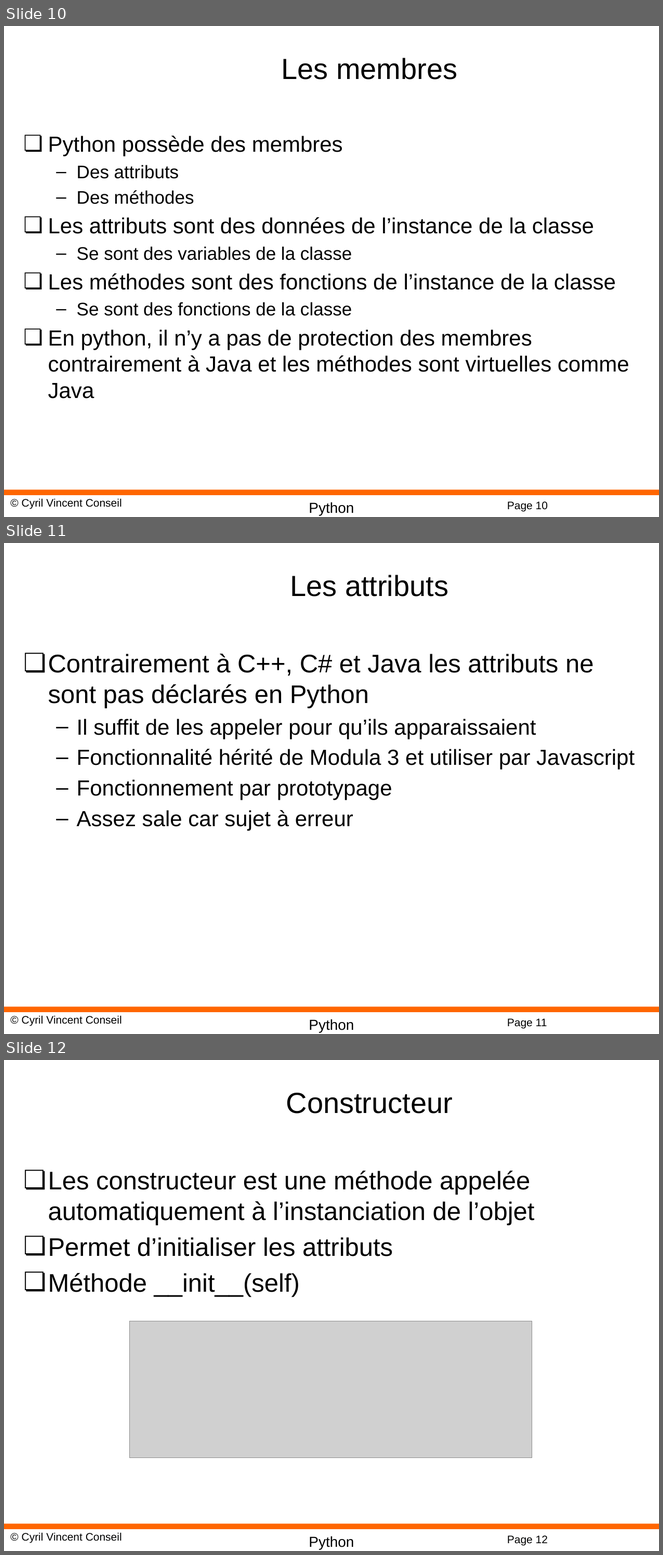
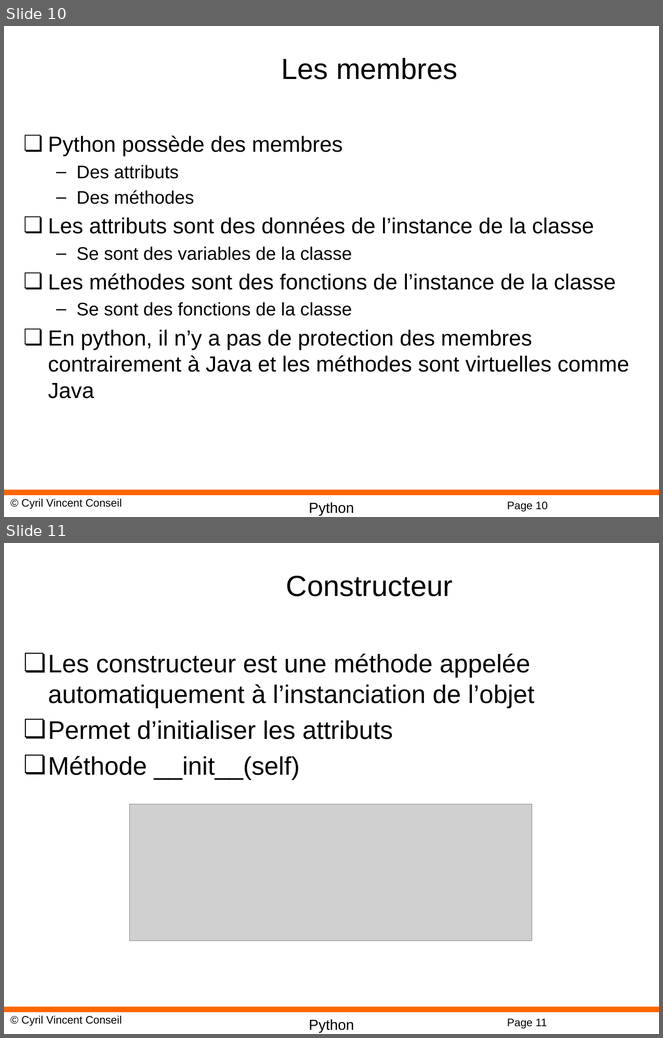
Before and after one commit to cyrilvincent/python, a slide deck: ppt/Python08-OO.pptx. Shown one above the other, each under a label of ours: slides 10, 11 and 12 before the commit, slides 10 and 11 after it. The pictures are 663x1555 and 663x1038 pixels, drawn with LibreOffice and Linux fonts; fonts in the diff are those of the drawing; grey boxes stand for pictures; background and template pictures are left out. Boxes give left, top, right and bottom in pixels: in the first picture for what was removed or moved away, otherwise in the second. Text is boxed around its words. In the diff, an @@ line names an element or a change of style, - is before the commit and + after.

```diff
--- a/ppt/Python08-OO.pptx
+++ b/ppt/Python08-OO.pptx
@@ slide 11 removed at (x1=4, y1=543, x2=659, y2=1034), background #FFFFFF; not listed: 4 template elements that a slide beside it also shows @@
@@ title removed at (x1=290, y1=575, x2=449, y2=597) @@
-Les attributs
@@ text removed at (x1=48, y1=654, x2=635, y2=831) @@
-❏ Contrairement à C++, C# et Java les attributs ne sont pas déclarés en Python
-  – Il suffit de les appeler pour qu’ils apparaissaient
-  – Fonctionnalité hérité de Modula 3 et utiliser par Javascript
-  – Fonctionnement par prototypage
-  – Assez sale car sujet à erreur
@@ what was slide 12 is now slide 11 @@
@@ page number at (x1=507, y1=1019, x2=547, y2=1029): text changed @@
-Page 12
+Page 11
```
Also in this commit, not shown: 2 other files.
